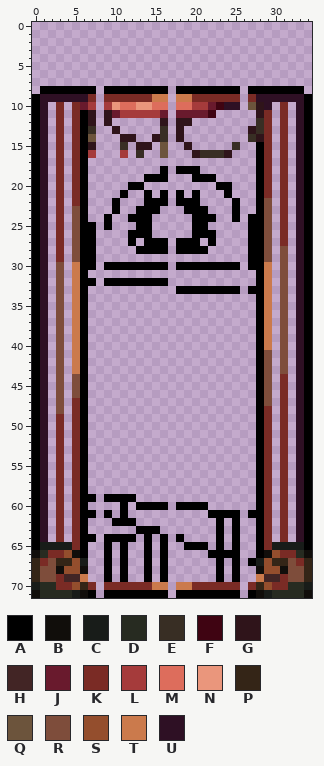
Edited in one commit: sprite sheet (Tiles/Structures/wall1.png). The picture above is the old version.
The file is 70x144 pixels, drawn in blocks of 2x2; one block is one cell here. Colours within 5 levels of each other are drawn and written as one.
Palette (. is transparent): A #000000  B #110e0b  C #181c19  D #272b21  E #382e24  F #3f0412  G #2f141a  H #422525  J #691a2d  K #7a2b25  L #a53b3b  M #dd6d5c  N #ea967c  P #342517  Q #6c543c  R #7e4d3b  S #944e2d  T #cb7a4c  U #2e1024
Pixels before (only the part around the change), first column x 0:
 0 ...................................
 1 ...................................
 2 ...................................
 3 ...................................
 4 ...................................
 5 ...................................
 6 ...................................
 7 ...................................
 8 .AAAAAAA.AAAAAAAA.AAAAAAAA.AAAAAAA.
 9 AUUUUUUK.KKKKKKTT.TTKKKKKK.KUUUUUUA
10 AU.K.KJL.LNMMNNMM.MMLLJFUU.QGU.K.UA
11 AU.K.KAG.GJLLLLLJ.JJJJF.....GK.K.UA
12 AU.K.KAG.G......G.GG........EK.K.UA
13 AU.K.KAE..G.....E.G........GEK.K.UA
14 AU.K.KAQ...GG..GE.G........EGK.K.UA
15 AU.K.KAG...E.GG.Q..G.....E..AK.K.UA
16 AU.K.KAL...L.E..Q...GEEEG...AK.K.UA
17 AU.K.KA.....................AK.K.UA
18 AU.K.KA.........A.AAA.......AK.K.UA
19 AU.K.KA.......AAA...AAA.....AK.K.UA
20 AU.K.KA.....AA.........AA...AK.K.UA
21 AU.K.KA....A..A.A.A.A...A...AK.K.UA
22 AU.K.KA...A...AAA.AAA....A..AR.K.UA
23 AU.K.RA...A..AAA...AAA...A..AR.K.UA
24 AU.K.RA..A..AAA.....AAA..A.AAR.K.UA
25 AU.K.RAA.A...AA.....AA.....AAR.K.UA
26 AU.K.RAA....AAA.....AAA....AAR.K.UA
27 AU.K.RAA....A.AAA.AAA.A....AAR.K.UA
28 AU.K.RAA.....AAAA.AAAA.....AAR.R.UA
29 AU.K.RAA...................AAR.R.UA
30 AU.R.TAA.AAAAAAAA.AAAAAAAA.AAT.R.UA
31 AU.R.TA.....................AT.R.UA
32 AU.R.TAA.AAAAAAAA...........AT.R.UA
33 AU.R.TA...........AAAAAAAA.AAT.R.UA
34 AU.R.TA.....................AT.R.UA
35 AU.R.TA.....................AT.R.UA
36 AU.R.TA.....................AT.R.UA
37 AU.R.TA.....................AT.R.UA
38 AU.R.TA.....................AT.R.UA
39 AU.R.TA.....................AT.R.UA
40 AU.R.TA.....................AT.R.UA
41 AU.R.TA.....................AR.R.UA
42 AU.R.TA.....................AR.R.UA
43 AU.R.TA.....................AR.R.UA
44 AU.R.RA.....................AR.K.UA
45 AU.R.RA.....................AR.K.UA
46 AU.R.RA.....................AR.K.UA
47 AU.R.KA.....................AR.K.UA
48 AU.R.KA.....................AK.K.UA
49 AU.K.KA.....................AK.K.UA
50 AU.K.KA.....................AK.K.UA
51 AU.K.KA.....................AK.K.UA
52 AU.K.KA.....................AK.K.UA
53 AU.K.KA.....................AK.K.UA
54 AU.K.KA.....................AK.K.UA
55 AU.K.KA.....................AK.K.UA
56 AU.K.KA.....................AK.K.UA
57 AU.K.KA.....................AK.K.UA
58 AU.K.KA.....................AK.K.UA
59 AU.K.KAA.AAAA...............AK.K.UA
60 AU.K.KA....A.AAAA.AAAA......AK.K.UA
61 AU.K.KAA.A.A..........AAAA.AAK.K.UA
62 AU.K.KA...AAA..........A.A..AK.K.UA
63 AU.K.KA......AAA.......A.A..AK.K.UA
64 AU.K.KAA.AAAA.A.A.A....A.A..AK.K.UA
65 ACCCCKA..A.A..A.A..AAA.A.A..AKCCCCA
66 BDKKSBA..A.A..A.A.....AAAA..ABSKKDB
67 PKRPPSC..A.A..A.A......A.A.ACSPPRKP
68 PRRBSSB..A.A..A.A......A.A..BSSBRRP
69 PRRKHHT..A.A..A.A......A.A..THHKRRP
70 CDDKKSPK.KKKKKKTT.TTKKKKKK.KPSKKDDC
71 BDDDDCBA.AAAAAAAA.AAAAAAAA.ABCDDDDB
The same view after the edit:
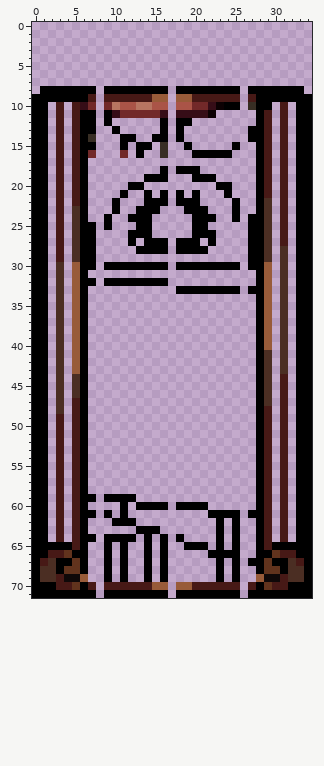
The exact change:
colour F: #3f0412 -> #0c0103
colour H: #422525 -> #0f0808
colour J: #691a2d -> #360d17
colour K: #7a2b25 -> #471916
colour L: #a53b3b -> #722929
colour M: #dd6d5c -> #aa5447
colour N: #ea967c -> #b77561
colour R: #7e4d3b -> #4b2e23
colour S: #944e2d -> #61331d
colour T: #cb7a4c -> #985b39
Changed rows in their new state; - is a pixel that keeps its letter.
first column x 0:
 9 -AAAAAA---------------------AAAAAA-
10 -A----------------------AA-EAA---A-
11 -A-----A-A------------------A----A-
12 -A-----A-A------A-AA--------A----A-
13 -A-----A--A-----A-A--------AA----A-
14 -A-----E---AA--AA-A--------AA----A-
15 -A-----A---A-AA-E--A-----A-------A-
16 -A-----------A--E---AAAAA--------A-
17 -A-------------------------------A-
18 -A-------------------------------A-
19 -A-------------------------------A-
20 -A-------------------------------A-
21 -A-------------------------------A-
22 -A-------------------------------A-
23 -A-------------------------------A-
24 -A-------------------------------A-
25 -A-------------------------------A-
26 -A-------------------------------A-
27 -A-------------------------------A-
28 -A-------------------------------A-
29 -A-------------------------------A-
30 -A-------------------------------A-
31 -A-------------------------------A-
32 -A-------------------------------A-
33 -A-------------------------------A-
34 -A-------------------------------A-
35 -A-------------------------------A-
36 -A-------------------------------A-
37 -A-------------------------------A-
38 -A-------------------------------A-
39 -A-------------------------------A-
40 -A-------------------------------A-
41 -A-------------------------------A-
42 -A-------------------------------A-
43 -A-------------------------------A-
44 -A-------------------------------A-
45 -A-------------------------------A-
46 -A-------------------------------A-
47 -A-------------------------------A-
48 -A-------------------------------A-
49 -A-------------------------------A-
50 -A-------------------------------A-
51 -A-------------------------------A-
52 -A-------------------------------A-
53 -A-------------------------------A-
54 -A-------------------------------A-
55 -A-------------------------------A-
56 -A-------------------------------A-
57 -A-------------------------------A-
58 -A-------------------------------A-
59 -A-------------------------------A-
60 -A-------------------------------A-
61 -A-------------------------------A-
62 -A-------------------------------A-
63 -A-------------------------------A-
64 -A-------------------------------A-
65 -AAAA-------------------------AAAA-
66 AA---A-----------------------A---AA
67 A--AA-A---------------------A-AA--A
68 A--A--A---------------------A--A--A
69 A---------------------------------A
70 AAA---A---------------------A---AAA
71 AAAAAAA---------------------AAAAAAA
Where, in picture pixels (left, top, right, bottom), the same in both pictures:
changed: (32, 94, 312, 598)
